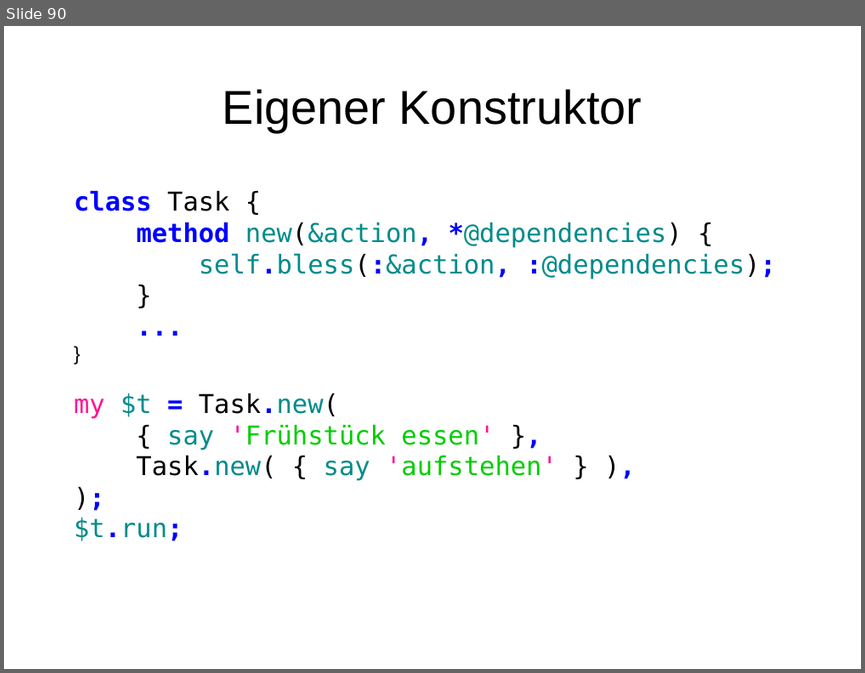
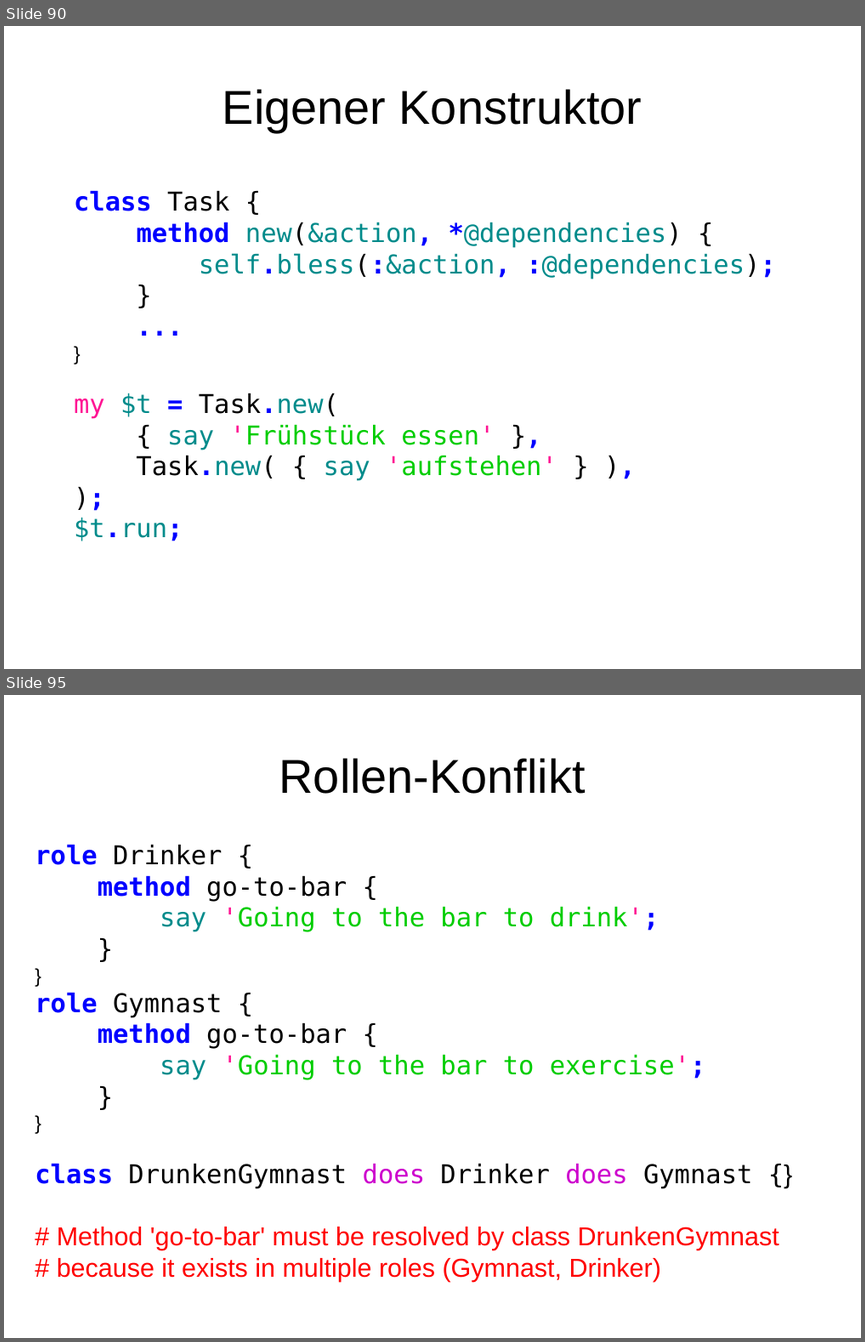
Before and after one commit to moritz/perl6-training-de, a slide deck: schulung.odp. Shown one above the other, each under a label of ours: slide 90 before the commit, slides 90 and 95 after it; the slides between them are not shown. The pictures are 865x673 and 865x1342 pixels, drawn with LibreOffice and Linux fonts; fonts in the diff are those of the drawing. Boxes give left, top, right and bottom in pixels: in the first picture for what was removed or moved away, otherwise in the second. Text is boxed around its words. In the diff, an @@ line names an element or a change of style, - is before the commit and + after.

Commit message:
Rollen

```diff
--- a/schulung.odp
+++ b/schulung.odp
@@ slide 95 added at (4, 695, 861, 1338), background #FFFFFF @@
@@ title added at (279, 758, 585, 794), 44 pt, text #000000 @@
+Rollen-Konflikt
@@ text added at (35, 844, 779, 1281), 24 pt, text #FF0000 @@
+role Drinker {
+method go-to-bar {
+say 'Going to the bar to drink';
+}
+}
+role Gymnast {
+method go-to-bar {
+say 'Going to the bar to exercise';
+}
+}
+class DrunkenGymnast does Drinker does Gymnast {}
+# Method 'go-to-bar' must be resolved by class DrunkenGymnast
+# because it exists in multiple roles (Gymnast, Drinker)
```
Also in this commit, not shown: 7 other slides added, 6 other files.
